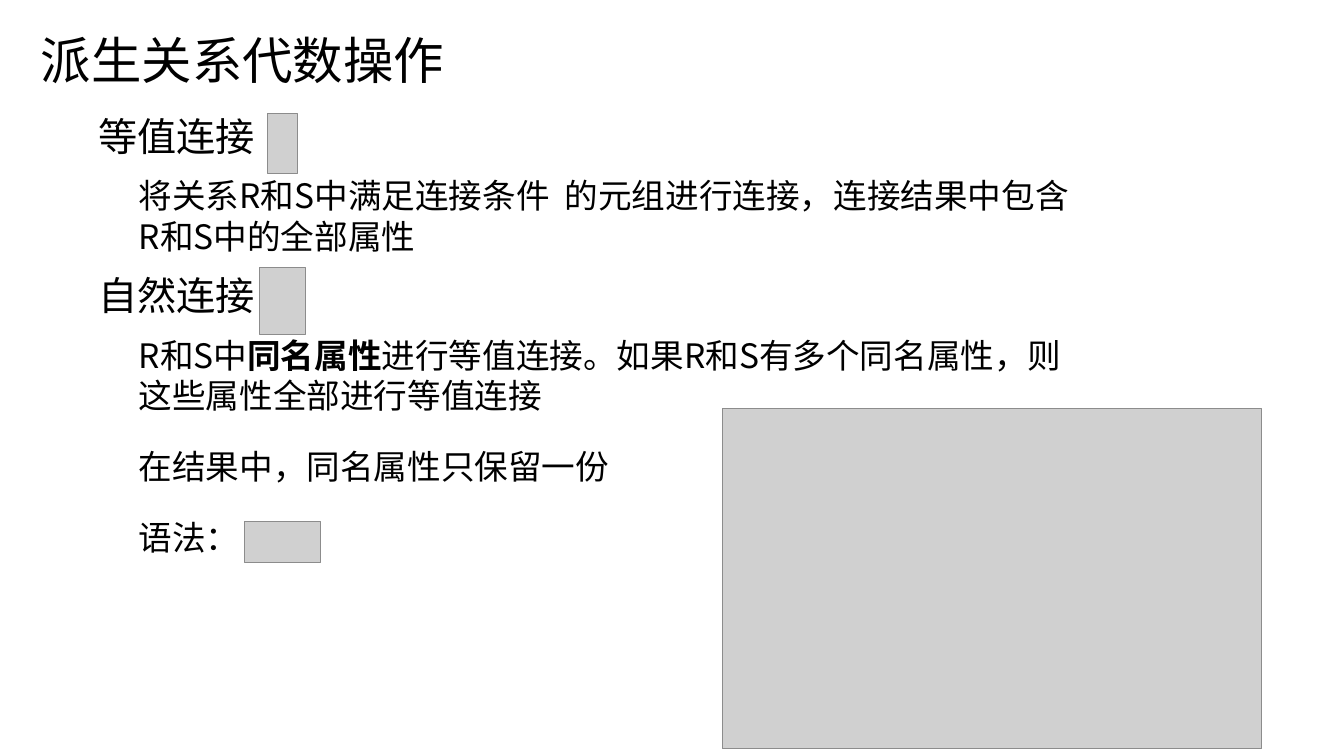
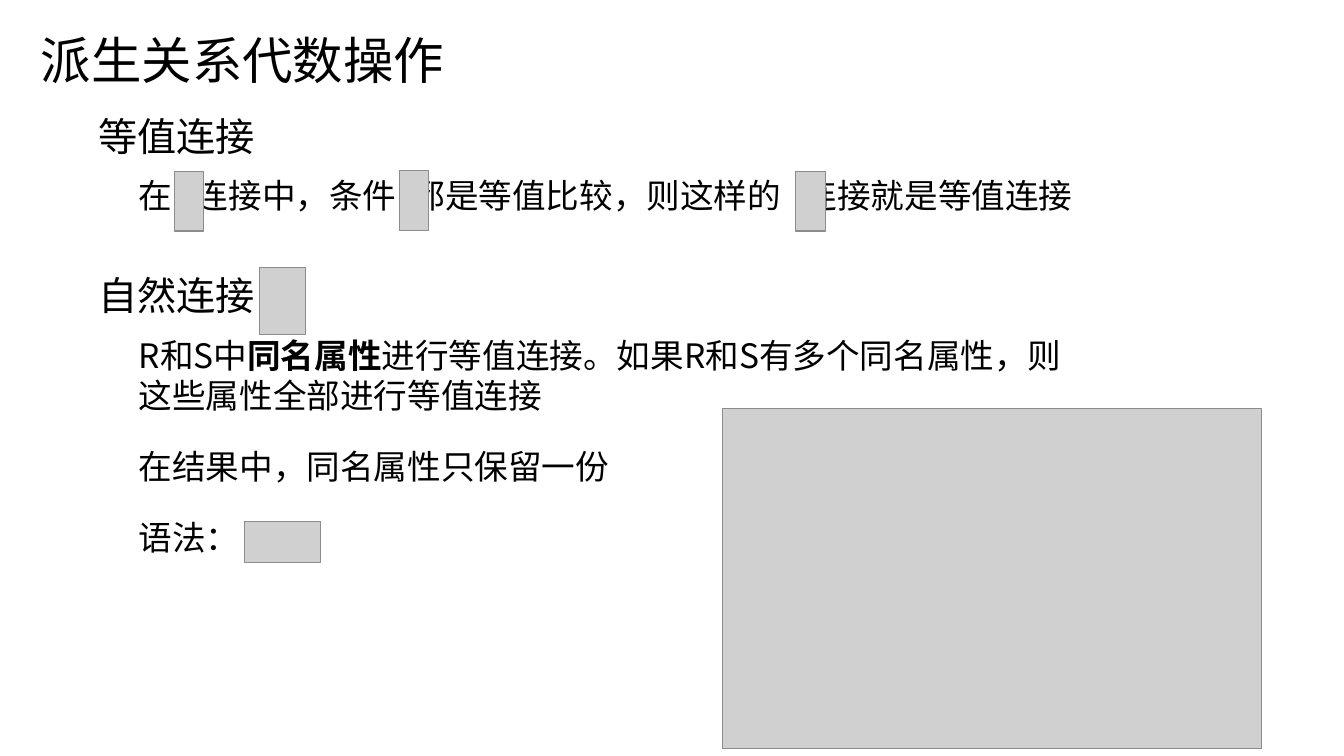
Before and after one commit to y-tanx/HIT-Database-Systems-Course, a slide deck: slide 26 of 第2章 关系数据库/第2章关系数据库.pptx. Drawn at 1344x756 pixels with LibreOffice and Linux fonts; fonts in the diff are those of the drawing; grey boxes stand for pictures. Boxes give left, top, right and bottom in pixels: in the first picture for what was removed or moved away, otherwise in the second. Text is boxed around its words. In the diff, an @@ line names an element or a change of style, - is before the commit and + after.

Commit message:
Fix: 第2章关系数据库 PPT 修改了拼写错误，调整了结构

```diff
--- a/第2章 关系数据库/第2章关系数据库.pptx
+++ b/第2章 关系数据库/第2章关系数据库.pptx
@@ picture removed at (268,113,297,172) @@
@@ text at (139,174,1073,218): text changed @@
-将关系R和S中满足连接条件 的元组进行连接，连接结果中包含R和S中的全部属性
+在 连接中，条件 都是等值比较，则这样的 连接就是等值连接
@@ picture added at (174,171,204,231) @@
@@ picture added at (399,170,429,230) @@
@@ picture added at (796,171,825,231) @@
```
Also in this commit, not shown: 12 other slides changed.
